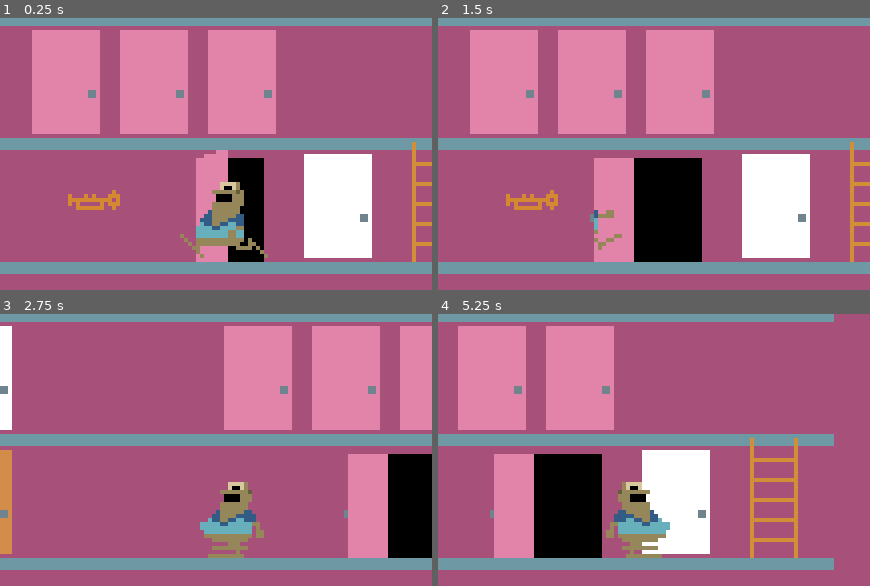
Above: before the commit, frames 1-4 (two rows, left to right).
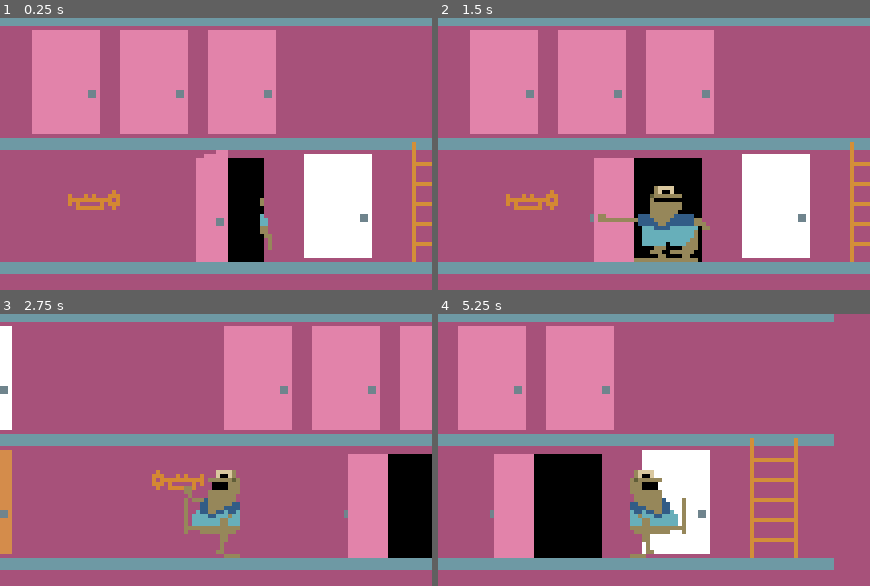
Above: after the commit, the same moments.

Repository: Reicher/grodan
Game: Godot game, scene res://scenes/level.tscn
Same seed, same stepped clock (60 frames per second), same inputs: the game is played once before the commit and once after it.
Inputs:
- Up to frame 1 (0.25 s): no input
- Up to frame 2 (1.5 s): tap Enter (ui_accept) at 0.5, 0.77 s; hold Shift (run) 0.53-1.28 s; hold Right (right) from 0.53 s (still down); tap Space (trumpet) at 0.8, 1.35 s
- Up to frame 3 (2.75 s): tap Enter (ui_accept) at 1.52 s; tap Shift (run) at 1.55 s; release Right (right) at 2.03 s; hold Left (left) from 2.03 s (still down); hold Shift (run) from 2.03 s (still down); tap Space (trumpet) at 2.3 s
- Up to frame 4 (5.25 s): release Left (left) at 2.78 s; release Shift (run) at 2.78 s; hold Right (right) 2.78-4.28 s; tap Space (trumpet) at 2.85, 3.8, 4.35 s; tap Enter (ui_accept) at 3.02, 3.77, 4.52 s; tap Shift (run) at 3.05, 4.55 s; hold Shift (run) 3.53-4.28 s; hold Left (left) 4.28-5.03 s; hold Right (right) from 5.03 s (still down); hold Shift (run) from 5.03 s (still down)

The runs differ from the first frame. In frame 1, 2.4% of the frame differs, in the area x 41-63%, y 60-89%; in frame 2, 3.0%; in frame 3, 3.4%, in the area x 35-62%, y 57-90%; in frame 4, 2.9%.

Commit message:
Added trumpet animations

Diff:
--- a/scenes/grodan.tscn
+++ b/scenes/grodan.tscn
@@ -1,121 +1,201 @@
-[gd_scene load_steps=31 format=3 uid="uid://c1ff7rrgcylfi"]
+[gd_scene load_steps=51 format=3 uid="uid://c1ff7rrgcylfi"]
 
 [ext_resource type="Script" uid="uid://b8vterhjb4vom" path="res://scripts/grodan.gd" id="1_34rqa"]
 [ext_resource type="Texture2D" uid="uid://ddmcmhw1psls4" path="res://sprites/grodan.png" id="2_0dqsv"]
 
-[sub_resource type="AtlasTexture" id="AtlasTexture_fkqkn"]
-atlas = ExtResource("2_0dqsv")
-region = Rect2(0, 138, 30, 23)
-
-[sub_resource type="AtlasTexture" id="AtlasTexture_my2xu"]
-atlas = ExtResource("2_0dqsv")
-region = Rect2(30, 138, 30, 23)
-
-[sub_resource type="AtlasTexture" id="AtlasTexture_f14wk"]
-atlas = ExtResource("2_0dqsv")
-region = Rect2(60, 138, 30, 23)
-
-[sub_resource type="AtlasTexture" id="AtlasTexture_bqumw"]
-atlas = ExtResource("2_0dqsv")
-region = Rect2(90, 138, 30, 23)
-
-[sub_resource type="AtlasTexture" id="AtlasTexture_k1bmj"]
-atlas = ExtResource("2_0dqsv")
-region = Rect2(120, 138, 30, 23)
-
-[sub_resource type="AtlasTexture" id="AtlasTexture_34rqa"]
-atlas = ExtResource("2_0dqsv")
-region = Rect2(0, 69, 30, 23)
-
-[sub_resource type="AtlasTexture" id="AtlasTexture_0dqsv"]
-atlas = ExtResource("2_0dqsv")
-region = Rect2(30, 69, 30, 23)
-
-[sub_resource type="AtlasTexture" id="AtlasTexture_ndtws"]
-atlas = ExtResource("2_0dqsv")
-region = Rect2(60, 69, 30, 23)
-
-[sub_resource type="AtlasTexture" id="AtlasTexture_wtwtb"]
-atlas = ExtResource("2_0dqsv")
-region = Rect2(90, 69, 30, 23)
-
-[sub_resource type="AtlasTexture" id="AtlasTexture_y1pqe"]
-atlas = ExtResource("2_0dqsv")
-region = Rect2(120, 69, 30, 23)
-
-[sub_resource type="AtlasTexture" id="AtlasTexture_e6a5v"]
-atlas = ExtResource("2_0dqsv")
-region = Rect2(150, 69, 30, 23)
-
-[sub_resource type="AtlasTexture" id="AtlasTexture_g7hak"]
-atlas = ExtResource("2_0dqsv")
-region = Rect2(180, 69, 30, 23)
-
-[sub_resource type="AtlasTexture" id="AtlasTexture_8tglf"]
-atlas = ExtResource("2_0dqsv")
-region = Rect2(0, 92, 30, 23)
-
-[sub_resource type="AtlasTexture" id="AtlasTexture_pk502"]
-atlas = ExtResource("2_0dqsv")
-region = Rect2(0, 115, 30, 23)
-
-[sub_resource type="AtlasTexture" id="AtlasTexture_w7ye0"]
-atlas = ExtResource("2_0dqsv")
-region = Rect2(30, 115, 30, 23)
-
-[sub_resource type="AtlasTexture" id="AtlasTexture_sy7u3"]
-atlas = ExtResource("2_0dqsv")
-region = Rect2(0, 46, 30, 23)
-
-[sub_resource type="AtlasTexture" id="AtlasTexture_bbq4t"]
-atlas = ExtResource("2_0dqsv")
-region = Rect2(30, 46, 30, 23)
-
-[sub_resource type="AtlasTexture" id="AtlasTexture_eewqq"]
-atlas = ExtResource("2_0dqsv")
-region = Rect2(60, 46, 30, 23)
-
-[sub_resource type="AtlasTexture" id="AtlasTexture_88b55"]
-atlas = ExtResource("2_0dqsv")
-region = Rect2(90, 46, 30, 23)
-
-[sub_resource type="AtlasTexture" id="AtlasTexture_1xso8"]
-atlas = ExtResource("2_0dqsv")
-region = Rect2(120, 46, 30, 23)
-
-[sub_resource type="AtlasTexture" id="AtlasTexture_tgnl3"]
-atlas = ExtResource("2_0dqsv")
-region = Rect2(0, 0, 30, 23)
-
-[sub_resource type="AtlasTexture" id="AtlasTexture_id7ct"]
-atlas = ExtResource("2_0dqsv")
-region = Rect2(30, 0, 30, 23)
-
-[sub_resource type="AtlasTexture" id="AtlasTexture_eqvis"]
-atlas = ExtResource("2_0dqsv")
-region = Rect2(60, 0, 30, 23)
-
-[sub_resource type="AtlasTexture" id="AtlasTexture_lhq43"]
-atlas = ExtResource("2_0dqsv")
-region = Rect2(30, 0, 30, 23)
+[sub_resource type="AtlasTexture" id="AtlasTexture_it2yn"]
+atlas = ExtResource("2_0dqsv")
+region = Rect2(0, 138, 32, 23)
+
+[sub_resource type="AtlasTexture" id="AtlasTexture_xaeii"]
+atlas = ExtResource("2_0dqsv")
+region = Rect2(32, 138, 32, 23)
+
+[sub_resource type="AtlasTexture" id="AtlasTexture_7gjss"]
+atlas = ExtResource("2_0dqsv")
+region = Rect2(64, 138, 32, 23)
+
+[sub_resource type="AtlasTexture" id="AtlasTexture_dmjlk"]
+atlas = ExtResource("2_0dqsv")
+region = Rect2(96, 138, 32, 23)
+
+[sub_resource type="AtlasTexture" id="AtlasTexture_qpwl8"]
+atlas = ExtResource("2_0dqsv")
+region = Rect2(128, 138, 32, 23)
+
+[sub_resource type="AtlasTexture" id="AtlasTexture_33tlk"]
+atlas = ExtResource("2_0dqsv")
+region = Rect2(0, 92, 32, 23)
+
+[sub_resource type="AtlasTexture" id="AtlasTexture_iendj"]
+atlas = ExtResource("2_0dqsv")
+region = Rect2(32, 92, 32, 23)
+
+[sub_resource type="AtlasTexture" id="AtlasTexture_ak63l"]
+atlas = ExtResource("2_0dqsv")
+region = Rect2(64, 92, 32, 23)
+
+[sub_resource type="AtlasTexture" id="AtlasTexture_tjavi"]
+atlas = ExtResource("2_0dqsv")
+region = Rect2(96, 92, 32, 23)
+
+[sub_resource type="AtlasTexture" id="AtlasTexture_1nqag"]
+atlas = ExtResource("2_0dqsv")
+region = Rect2(128, 92, 32, 23)
+
+[sub_resource type="AtlasTexture" id="AtlasTexture_ffwbm"]
+atlas = ExtResource("2_0dqsv")
+region = Rect2(160, 92, 32, 23)
+
+[sub_resource type="AtlasTexture" id="AtlasTexture_la45y"]
+atlas = ExtResource("2_0dqsv")
+region = Rect2(192, 92, 32, 23)
+
+[sub_resource type="AtlasTexture" id="AtlasTexture_ue1r6"]
+atlas = ExtResource("2_0dqsv")
+region = Rect2(0, 0, 32, 23)
+
+[sub_resource type="AtlasTexture" id="AtlasTexture_n1kbx"]
+atlas = ExtResource("2_0dqsv")
+region = Rect2(0, 230, 32, 23)
+
+[sub_resource type="AtlasTexture" id="AtlasTexture_60ue1"]
+atlas = ExtResource("2_0dqsv")
+region = Rect2(0, 161, 32, 23)
+
+[sub_resource type="AtlasTexture" id="AtlasTexture_7665l"]
+atlas = ExtResource("2_0dqsv")
+region = Rect2(0, 115, 32, 23)
+
+[sub_resource type="AtlasTexture" id="AtlasTexture_x463h"]
+atlas = ExtResource("2_0dqsv")
+region = Rect2(32, 115, 32, 23)
+
+[sub_resource type="AtlasTexture" id="AtlasTexture_dh4c5"]
+atlas = ExtResource("2_0dqsv")
+region = Rect2(0, 69, 32, 23)
+
+[sub_resource type="AtlasTexture" id="AtlasTexture_dyxul"]
+atlas = ExtResource("2_0dqsv")
+region = Rect2(32, 69, 32, 23)
+
+[sub_resource type="AtlasTexture" id="AtlasTexture_my8fs"]
+atlas = ExtResource("2_0dqsv")
+region = Rect2(64, 69, 32, 23)
+
+[sub_resource type="AtlasTexture" id="AtlasTexture_ed6dc"]
+atlas = ExtResource("2_0dqsv")
+region = Rect2(96, 69, 32, 23)
+
+[sub_resource type="AtlasTexture" id="AtlasTexture_da3ip"]
+atlas = ExtResource("2_0dqsv")
+region = Rect2(128, 69, 32, 23)
+
+[sub_resource type="AtlasTexture" id="AtlasTexture_jblrs"]
+atlas = ExtResource("2_0dqsv")
+region = Rect2(0, 276, 32, 23)
+
+[sub_resource type="AtlasTexture" id="AtlasTexture_5fu4c"]
+atlas = ExtResource("2_0dqsv")
+region = Rect2(32, 276, 32, 23)
+
+[sub_resource type="AtlasTexture" id="AtlasTexture_ksfca"]
+atlas = ExtResource("2_0dqsv")
+region = Rect2(64, 276, 32, 23)
+
+[sub_resource type="AtlasTexture" id="AtlasTexture_cypdu"]
+atlas = ExtResource("2_0dqsv")
+region = Rect2(96, 276, 32, 23)
+
+[sub_resource type="AtlasTexture" id="AtlasTexture_wyos8"]
+atlas = ExtResource("2_0dqsv")
+region = Rect2(128, 276, 32, 23)
+
+[sub_resource type="AtlasTexture" id="AtlasTexture_dg4sc"]
+atlas = ExtResource("2_0dqsv")
+region = Rect2(0, 207, 32, 23)
+
+[sub_resource type="AtlasTexture" id="AtlasTexture_sb745"]
+atlas = ExtResource("2_0dqsv")
+region = Rect2(32, 207, 32, 23)
+
+[sub_resource type="AtlasTexture" id="AtlasTexture_epvom"]
+atlas = ExtResource("2_0dqsv")
+region = Rect2(64, 207, 32, 23)
+
+[sub_resource type="AtlasTexture" id="AtlasTexture_6snaj"]
+atlas = ExtResource("2_0dqsv")
+region = Rect2(96, 207, 32, 23)
+
+[sub_resource type="AtlasTexture" id="AtlasTexture_ym88x"]
+atlas = ExtResource("2_0dqsv")
+region = Rect2(128, 207, 32, 23)
+
+[sub_resource type="AtlasTexture" id="AtlasTexture_ulhlh"]
+atlas = ExtResource("2_0dqsv")
+region = Rect2(0, 23, 32, 23)
+
+[sub_resource type="AtlasTexture" id="AtlasTexture_yloqs"]
+atlas = ExtResource("2_0dqsv")
+region = Rect2(32, 23, 32, 23)
+
+[sub_resource type="AtlasTexture" id="AtlasTexture_gwhxl"]
+atlas = ExtResource("2_0dqsv")
+region = Rect2(64, 23, 32, 23)
+
+[sub_resource type="AtlasTexture" id="AtlasTexture_l62op"]
+atlas = ExtResource("2_0dqsv")
+region = Rect2(96, 23, 32, 23)
+
+[sub_resource type="AtlasTexture" id="AtlasTexture_mvrpk"]
+atlas = ExtResource("2_0dqsv")
+region = Rect2(0, 253, 32, 23)
+
+[sub_resource type="AtlasTexture" id="AtlasTexture_b0w8s"]
+atlas = ExtResource("2_0dqsv")
+region = Rect2(32, 253, 32, 23)
+
+[sub_resource type="AtlasTexture" id="AtlasTexture_0f12i"]
+atlas = ExtResource("2_0dqsv")
+region = Rect2(64, 253, 32, 23)
+
+[sub_resource type="AtlasTexture" id="AtlasTexture_j6646"]
+atlas = ExtResource("2_0dqsv")
+region = Rect2(96, 253, 32, 23)
+
+[sub_resource type="AtlasTexture" id="AtlasTexture_eu84q"]
+atlas = ExtResource("2_0dqsv")
+region = Rect2(0, 184, 32, 23)
+
+[sub_resource type="AtlasTexture" id="AtlasTexture_5ombn"]
+atlas = ExtResource("2_0dqsv")
+region = Rect2(32, 184, 32, 23)
+
+[sub_resource type="AtlasTexture" id="AtlasTexture_8t0qe"]
+atlas = ExtResource("2_0dqsv")
+region = Rect2(64, 184, 32, 23)
+
+[sub_resource type="AtlasTexture" id="AtlasTexture_wst66"]
+atlas = ExtResource("2_0dqsv")
+region = Rect2(96, 184, 32, 23)
 
 [sub_resource type="SpriteFrames" id="SpriteFrames_0xm2m"]
 animations = [{
 "frames": [{
 "duration": 1.0,
-"texture": SubResource("AtlasTexture_fkqkn")
-}, {
-"duration": 1.0,
-"texture": SubResource("AtlasTexture_my2xu")
-}, {
-"duration": 1.0,
-"texture": SubResource("AtlasTexture_f14wk")
-}, {
-"duration": 1.0,
-"texture": SubResource("AtlasTexture_bqumw")
-}, {
-"duration": 1.0,
-"texture": SubResource("AtlasTexture_k1bmj")
+"texture": SubResource("AtlasTexture_it2yn")
+}, {
+"duration": 1.0,
+"texture": SubResource("AtlasTexture_xaeii")
+}, {
+"duration": 1.0,
+"texture": SubResource("AtlasTexture_7gjss")
+}, {
+"duration": 1.0,
+"texture": SubResource("AtlasTexture_dmjlk")
+}, {
+"duration": 1.0,
+"texture": SubResource("AtlasTexture_qpwl8")
 }],
 "loop": true,
 "name": &"climb",
@@ -123,25 +203,25 @@
 }, {
 "frames": [{
 "duration": 1.0,
-"texture": SubResource("AtlasTexture_34rqa")
-}, {
-"duration": 1.0,
-"texture": SubResource("AtlasTexture_0dqsv")
-}, {
-"duration": 1.0,
-"texture": SubResource("AtlasTexture_ndtws")
-}, {
-"duration": 1.0,
-"texture": SubResource("AtlasTexture_wtwtb")
-}, {
-"duration": 1.0,
-"texture": SubResource("AtlasTexture_y1pqe")
-}, {
-"duration": 1.0,
-"texture": SubResource("AtlasTexture_e6a5v")
-}, {
-"duration": 1.0,
-"texture": SubResource("AtlasTexture_g7hak")
+"texture": SubResource("AtlasTexture_33tlk")
+}, {
+"duration": 1.0,
+"texture": SubResource("AtlasTexture_iendj")
+}, {
+"duration": 1.0,
+"texture": SubResource("AtlasTexture_ak63l")
+}, {
+"duration": 1.0,
+"texture": SubResource("AtlasTexture_tjavi")
+}, {
+"duration": 1.0,
+"texture": SubResource("AtlasTexture_1nqag")
+}, {
+"duration": 1.0,
+"texture": SubResource("AtlasTexture_ffwbm")
+}, {
+"duration": 1.0,
+"texture": SubResource("AtlasTexture_la45y")
 }],
 "loop": false,
 "name": &"exit_door",
@@ -149,18 +229,34 @@
 }, {
 "frames": [{
 "duration": 1.0,
-"texture": SubResource("AtlasTexture_8tglf")
+"texture": SubResource("AtlasTexture_ue1r6")
 }],
 "loop": true,
 "name": &"idle",
 "speed": 5.0
 }, {
 "frames": [{
-"duration": 0.3,
-"texture": SubResource("AtlasTexture_pk502")
-}, {
-"duration": 1.0,
-"texture": SubResource("AtlasTexture_w7ye0")
+"duration": 1.0,
+"texture": SubResource("AtlasTexture_n1kbx")
+}],
+"loop": true,
+"name": &"idle_blow_trumpet",
+"speed": 5.0
+}, {
+"frames": [{
+"duration": 1.0,
+"texture": SubResource("AtlasTexture_60ue1")
+}],
+"loop": true,
+"name": &"idle_hold_trumpet",
+"speed": 5.0
+}, {
+"frames": [{
+"duration": 0.5,
+"texture": SubResource("AtlasTexture_7665l")
+}, {
+"duration": 1.0,
+"texture": SubResource("AtlasTexture_x463h")
 }],
 "loop": true,
 "name": &"jump",
@@ -168,19 +264,19 @@
 }, {
 "frames": [{
 "duration": 1.0,
-"texture": SubResource("AtlasTexture_sy7u3")
-}, {
-"duration": 1.0,
-"texture": SubResource("AtlasTexture_bbq4t")
-}, {
-"duration": 1.0,
-"texture": SubResource("AtlasTexture_eewqq")
-}, {
-"duration": 1.0,
-"texture": SubResource("AtlasTexture_88b55")
-}, {
-"duration": 1.0,
-"texture": SubResource("AtlasTexture_1xso8")
+"texture": SubResource("AtlasTexture_dh4c5")
+}, {
+"duration": 1.0,
+"texture": SubResource("AtlasTexture_dyxul")
+}, {
+"duration": 1.0,
+"texture": SubResource("AtlasTexture_my8fs")
+}, {
+"duration": 1.0,
+"texture": SubResource("AtlasTexture_ed6dc")
+}, {
+"duration": 1.0,
+"texture": SubResource("AtlasTexture_da3ip")
 }],
 "loop": true,
 "name": &"run",
@@ -188,19 +284,93 @@
 }, {
 "frames": [{
 "duration": 1.0,
-"texture": SubResource("AtlasTexture_tgnl3")
-}, {
-"duration": 1.0,
-"texture": SubResource("AtlasTexture_id7ct")
-}, {
-"duration": 1.0,
-"texture": SubResource("AtlasTexture_eqvis")
-}, {
-"duration": 1.0,
-"texture": SubResource("AtlasTexture_lhq43")
+"texture": SubResource("AtlasTexture_jblrs")
+}, {
+"duration": 1.0,
+"texture": SubResource("AtlasTexture_5fu4c")
+}, {
+"duration": 1.0,
+"texture": SubResource("AtlasTexture_ksfca")
+}, {
+"duration": 1.0,
+"texture": SubResource("AtlasTexture_cypdu")
+}, {
+"duration": 1.0,
+"texture": SubResource("AtlasTexture_wyos8")
+}],
+"loop": true,
+"name": &"run_blow_trumpet",
+"speed": 5.0
+}, {
+"frames": [{
+"duration": 1.0,
+"texture": SubResource("AtlasTexture_dg4sc")
+}, {
+"duration": 1.0,
+"texture": SubResource("AtlasTexture_sb745")
+}, {
+"duration": 1.0,
+"texture": SubResource("AtlasTexture_epvom")
+}, {
+"duration": 1.0,
+"texture": SubResource("AtlasTexture_6snaj")
+}, {
+"duration": 1.0,
+"texture": SubResource("AtlasTexture_ym88x")
+}],
+"loop": true,
+"name": &"run_hold_trumpet",
+"speed": 5.0
+}, {
+"frames": [{
+"duration": 1.0,
+"texture": SubResource("AtlasTexture_ulhlh")
+}, {
+"duration": 1.0,
+"texture": SubResource("AtlasTexture_yloqs")
+}, {
+"duration": 1.0,
+"texture": SubResource("AtlasTexture_gwhxl")
+}, {
+"duration": 1.0,
+"texture": SubResource("AtlasTexture_l62op")
 }],
 "loop": true,
 "name": &"walk",
+"speed": 5.0
+}, {
+"frames": [{
+"duration": 1.0,
+"texture": SubResource("AtlasTexture_mvrpk")
+}, {
+"duration": 1.0,
+"texture": SubResource("AtlasTexture_b0w8s")
+}, {
+"duration": 1.0,
+"texture": SubResource("AtlasTexture_0f12i")
+}, {
+"duration": 1.0,
+"texture": SubResource("AtlasTexture_j6646")
+}],
+"loop": true,
+"name": &"walk_blow_trumpet",
+"speed": 5.0
+}, {
+"frames": [{
+"duration": 1.0,
+"texture": SubResource("AtlasTexture_eu84q")
+}, {
+"duration": 1.0,
+"texture": SubResource("AtlasTexture_5ombn")
+}, {
+"duration": 1.0,
+"texture": SubResource("AtlasTexture_8t0qe")
+}, {
+"duration": 1.0,
+"texture": SubResource("AtlasTexture_wst66")
+}],
+"loop": true,
+"name": &"walk_hold_trumpet",
 "speed": 5.0
 }]
 
@@ -221,7 +391,7 @@
 position = Vector2(0, 0.25)
 scale = Vector2(1, 1.02174)
 sprite_frames = SubResource("SpriteFrames_0xm2m")
-animation = &"idle"
+animation = &"run"
 autoplay = "idle"
 
 [node name="CollisionShape2D" type="CollisionShape2D" parent="."]
@@ -245,5 +415,10 @@
 position = Vector2(0, 1)
 shape = SubResource("RectangleShape2D_it2yn")
 
+[node name="TrumpetBlowTimer" type="Timer" parent="."]
+wait_time = 0.8
+one_shot = true
+
 [connection signal="area_shape_entered" from="ClimbArea" to="." method="_on_climb_area_area_shape_entered"]
 [connection signal="area_shape_exited" from="ClimbArea" to="." method="_on_climb_area_area_shape_exited"]
+[connection signal="timeout" from="TrumpetBlowTimer" to="." method="_on_trumpet_blow_timer_timeout"]
--- a/scripts/grodan.gd
+++ b/scripts/grodan.gd
@@ -9,6 +9,7 @@
 var is_portaling: bool = false
 
 var has_trumpet := false
+var blows_trumpet := false
 
 @onready var animated_sprite := $AnimatedSprite2D
 @onready var trumpet_area: Area2D = $TrumpetArea
@@ -77,11 +78,11 @@
 	elif not is_on_floor():
 		animated_sprite.play("jump")
 	else:
-		animated_sprite.play(
-			"idle" if velocity.x == 0 else
-			"run" if abs(velocity.x) > walk_speed else
-			"walk"
-		)
+		var base := ("idle" if velocity.x == 0 else
+					 "run" if abs(velocity.x) > walk_speed else
+					 "walk")
+		var extra := ("_hold_trumpet" if has_trumpet else "_blow_trumpet" if blows_trumpet else "")
+		animated_sprite.play(base + extra)
 
 	if velocity.x != 0:
 		animated_sprite.flip_h = velocity.x > 0
@@ -101,10 +102,15 @@
 
 func blow_trumpet():
 	has_trumpet = false
+	blows_trumpet = true
+	$TrumpetBlowTimer.start()
 
 	for body in trumpet_area.get_overlapping_bodies():
 		if body.is_in_group("virus"):
 			body.die()
+
+func _on_trumpet_blow_timer_timeout() -> void:
+	blows_trumpet = false
 
 func _on_climb_area_area_shape_entered(area_rid: RID, area: Area2D, area_shape_index: int, local_shape_index: int) -> void:
 	if area.is_in_group("climb_area"):
Binary file changed: sprites/grodan.png
Binary file changed: sprites/raw/grodan.aseprite
